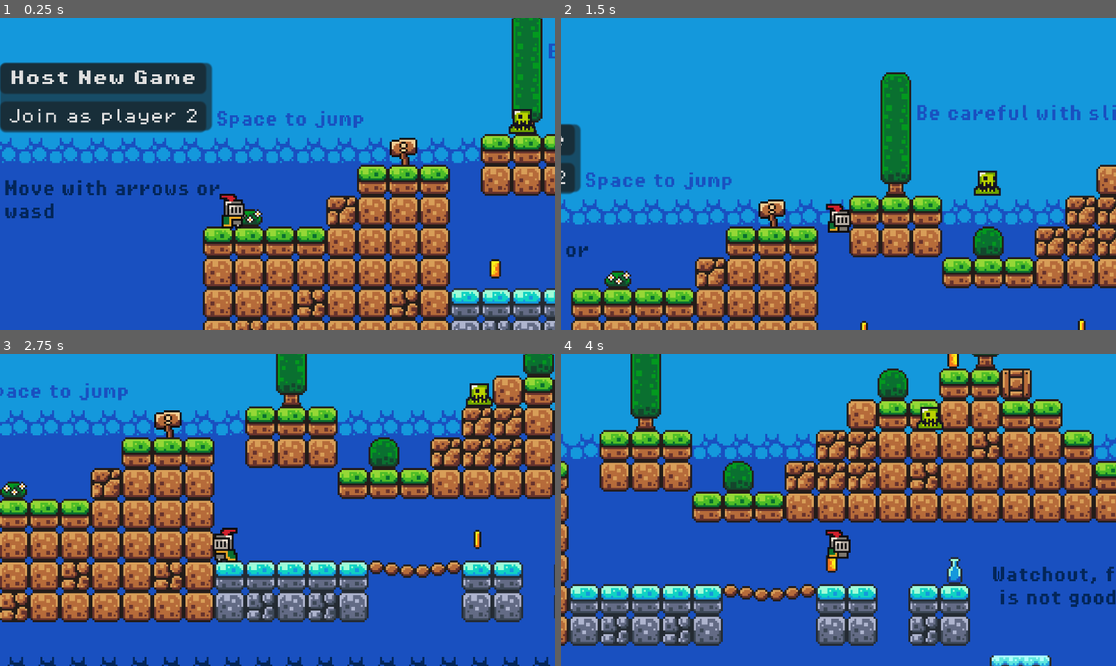
Above: before the commit, frames 1-4 (two rows, left to right).
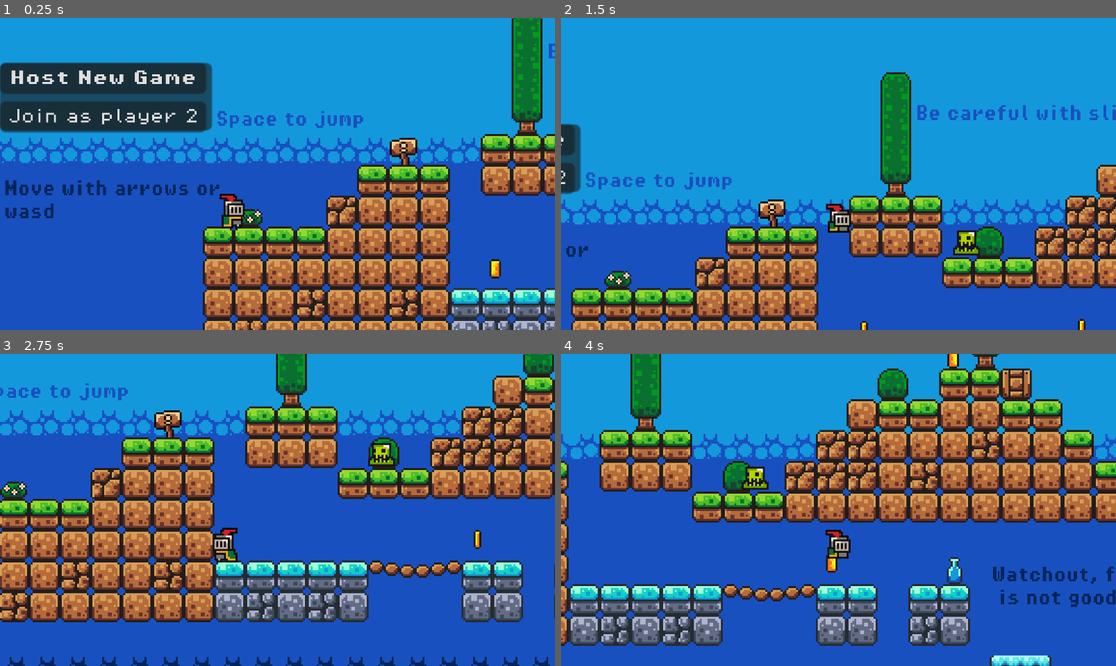
Above: after the commit, the same moments.

Repository: MatthewVicente/First-Godot-Project
Game: Godot game, scene res://scenes/game.tscn
Two runs of this game, one before a commit and one after it. Both use one fixed random seed, a clock stepped at 60 frames per second and the inputs below.
Inputs:
- Up to frame 1 (0.25 s): no input
- Up to frame 2 (1.5 s): hold Right (move_right) from 0.53 s (still down); tap Space (jump) at 0.77 s
- Up to frame 3 (2.75 s): tap Space (jump) at 1.52 s; release Right (move_right) at 2.03 s; hold Left (move_left) from 2.03 s (still down)
- Up to frame 4 (4 s): release Left (move_left) at 2.78 s; hold Right (move_right) from 2.78 s (still down); tap Space (jump) at 3.02, 3.77 s

The runs differ from the first frame. In frame 1, 0.3% of the frame differs, in the area x 91-97%, y 29-38%; in frame 2, 0.6%, in the area x 70-80%, y 48-77%; in frame 3, 0.6%; in frame 4, 0.6%.

Commit message:
Sync enemies

Diff:
--- a/scenes/enemy_1.tscn
+++ b/scenes/enemy_1.tscn
@@ -11,15 +11,6 @@
 properties/1/path = NodePath(".:direction")
 properties/1/spawn = true
 properties/1/replication_mode = 1
-properties/2/path = NodePath(".:_is_colliding_right")
-properties/2/spawn = true
-properties/2/replication_mode = 1
-properties/3/path = NodePath(".:_is_colliding_left")
-properties/3/spawn = true
-properties/3/replication_mode = 1
-properties/4/path = NodePath(".:_is_colliding_down")
-properties/4/spawn = true
-properties/4/replication_mode = 1
 
 [sub_resource type="AtlasTexture" id="AtlasTexture_4a2yy"]
 atlas = ExtResource("1_0tadf")
--- a/scenes/game.tscn
+++ b/scenes/game.tscn
@@ -703,7 +703,7 @@
 [node name="Enemies" type="Node" parent="."]
 
 [node name="Enemy1" parent="Enemies" instance=ExtResource("8_uihwe")]
-position = Vector2(268, 0)
+position = Vector2(316, 31)
 
 [node name="Enemy2" parent="Enemies" instance=ExtResource("8_uihwe")]
 position = Vector2(930, 63)
--- a/scripts/enemy_1.gd
+++ b/scripts/enemy_1.gd
@@ -17,13 +17,13 @@
 	timer.timeout.connect(_on_timer_timeout)
 
 func _apply_animations():
-	if _is_colliding_right:
+	if ray_cast_right.is_colliding():
 		direction = -1
 		animated_sprite.flip_h = true
-	if _is_colliding_left:
+	if ray_cast_left.is_colliding():
 		direction = 1
 		animated_sprite.flip_h = false
-	if not _is_colliding_down and can_check:
+	if not ray_cast_down.is_colliding() and can_check:
 		direction *= -1
 		animated_sprite.flip_h = not animated_sprite.flip_h
 		can_check = false
@@ -31,14 +31,11 @@
 
 # Called every frame. 'delta' is the elapsed time since the previous frame.
 func _process(delta):
-	if multiplayer.is_server():
-		_is_colliding_right = ray_cast_right.is_colliding()
-		_is_colliding_left = ray_cast_left.is_colliding()
-		_is_colliding_down = ray_cast_down.is_colliding()
-		position.x += direction * SPEED * delta
+	#if multiplayer.is_server():
+	position.x += direction * SPEED * delta
+	_apply_animations()
 
-	if not multiplayer.is_server() or MultiplayerManager.host_mode_enabled:
-		_apply_animations()
+	#if not multiplayer.is_server() or MultiplayerManager.host_mode_enabled:
 
 func _on_timer_timeout():
 	can_check = true
